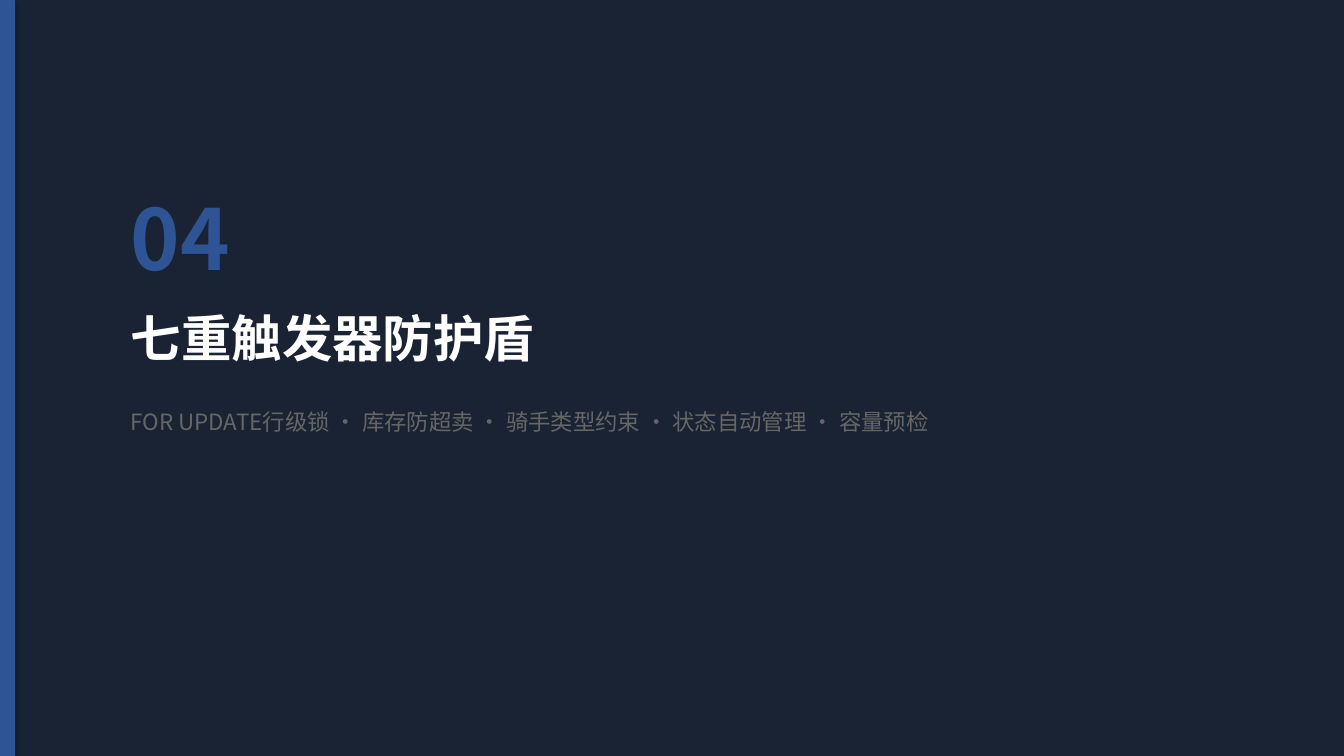
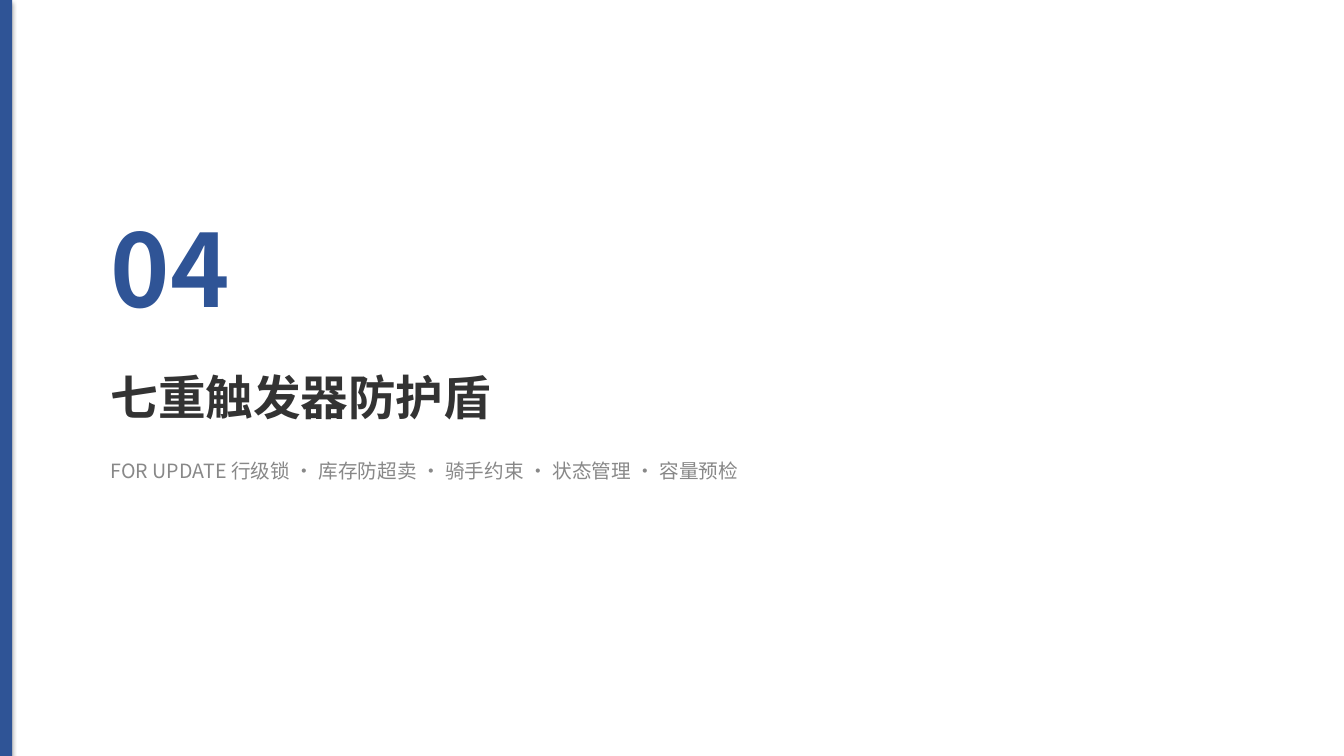
Before and after one commit to sou1maker/database, a slide deck: slide 17 of 校园外卖两段式配送系统_答辩汇报.pptx (slide 16 before the commit). Drawn at 1344x756 pixels with LibreOffice and Linux fonts; fonts in the diff are those of the drawing. Boxes give left, top, right and bottom in pixels: in the first picture for what was removed or moved away, otherwise in the second. Text is boxed around its words. In the diff, an @@ line names an element or a change of style, - is before the commit and + after.

```diff
--- a/校园外卖两段式配送系统_答辩汇报.pptx
+++ b/校园外卖两段式配送系统_答辩汇报.pptx
@@ rectangle removed at bbox=[0, 0, 1344, 756] @@
@@ text "04": place and size @@
-text "04" at bbox=[131, 207, 230, 271]
+text "04" at bbox=[111, 231, 230, 309]
@@ text "04" at bbox=[111, 231, 230, 309]: size 60 to 72 pt @@
@@ text "七重触发器防护盾": place and size @@
-text "七重触发器防护盾" at bbox=[131, 314, 534, 362]
+text "七重触发器防护盾" at bbox=[111, 374, 491, 420]
@@ text "七重触发器防护盾" at bbox=[111, 374, 491, 420]: size 36 to 34 pt, text colour #FFFFFF to #333333 @@
@@ text at bbox=[111, 461, 738, 480]: text changed; size 16 to 14 pt; text colour #666666 to #888888 @@
-FOR UPDATE行级锁 · 库存防超卖 · 骑手类型约束 · 状态自动管理 · 容量预检
+FOR UPDATE 行级锁 · 库存防超卖 · 骑手约束 · 状态管理 · 容量预检
```
Also in this commit, not shown: 23 other slides changed, 18 slides added, 14 slides removed, 1 other file.
